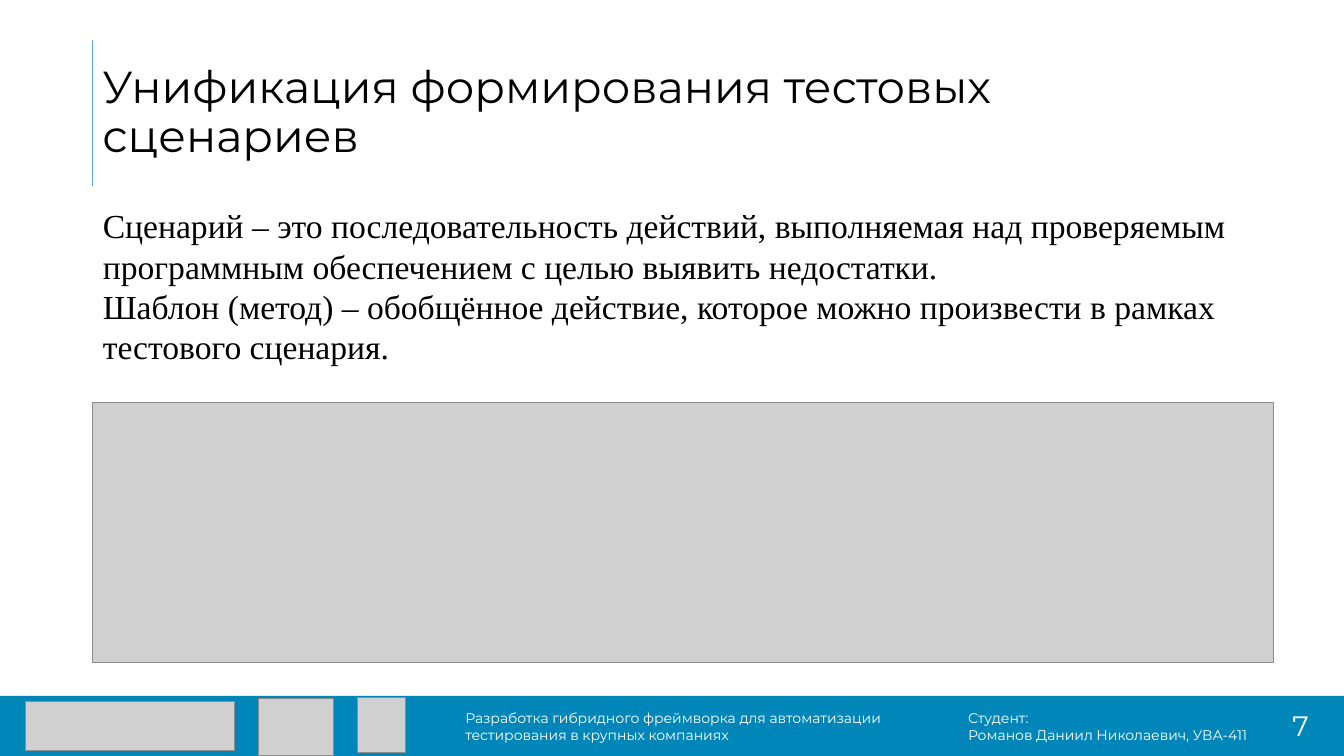
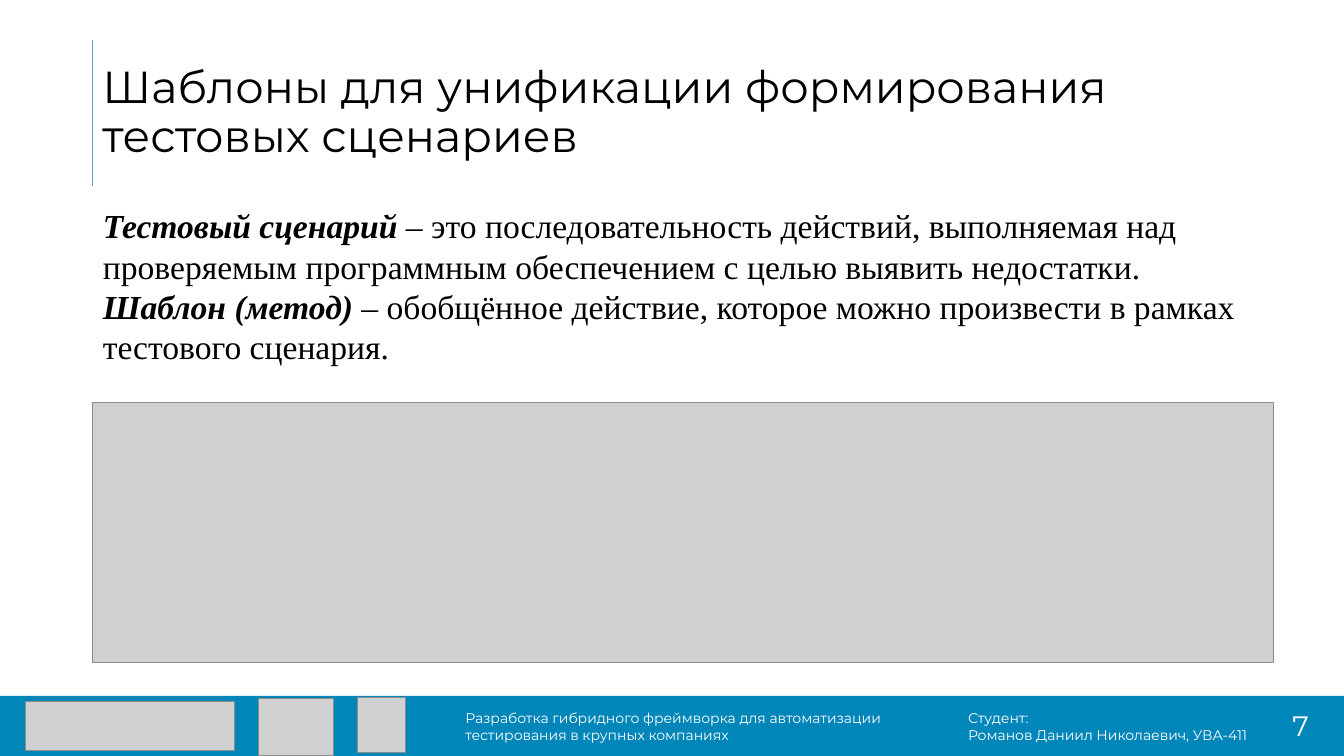
Before and after one commit to DanielRomanoff/practice, a slide deck: slide 8 of презентация.pptx (slide 7 before the commit). Drawn at 1344x756 pixels with LibreOffice and Linux fonts; fonts in the diff are those of the drawing; grey boxes stand for pictures. Boxes give left, top, right and bottom in pixels: in the first picture for what was removed or moved away, otherwise in the second. Text is boxed around its words. In the diff, an @@ line names an element or a change of style, - is before the commit and + after.

```diff
--- a/презентация.pptx
+++ b/презентация.pptx
@@ title at bbox=[102, 69, 1106, 161]: text changed @@
-Унификация формирования тестовых сценариев
+Шаблоны для унификации формирования тестовых сценариев
@@ text at bbox=[103, 214, 1176, 285]: text changed @@
-Сценарий – это последовательность действий, выполняемая над проверяемым программным обеспечением с целью выявить недостатки.
+Тестовый сценарий – это последовательность действий, выполняемая над проверяемым программным обеспечением с целью выявить недостатки.
@@ text at bbox=[103, 295, 1234, 366]: bold on, italic on in "Шаблон (метод)" @@
```
Also in this commit, not shown: 6 other slides changed, 2 slides added, 5 other files.
